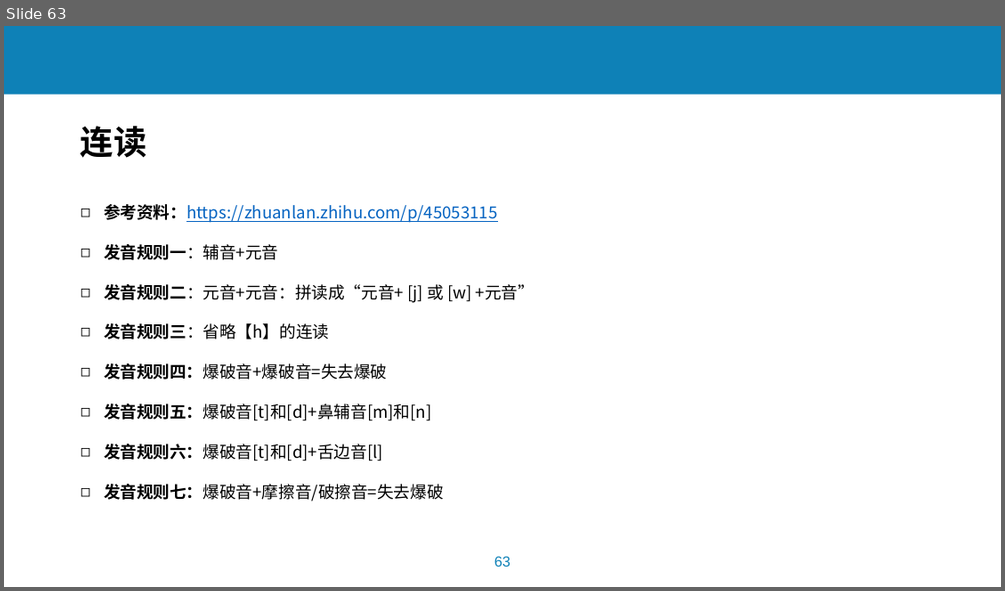
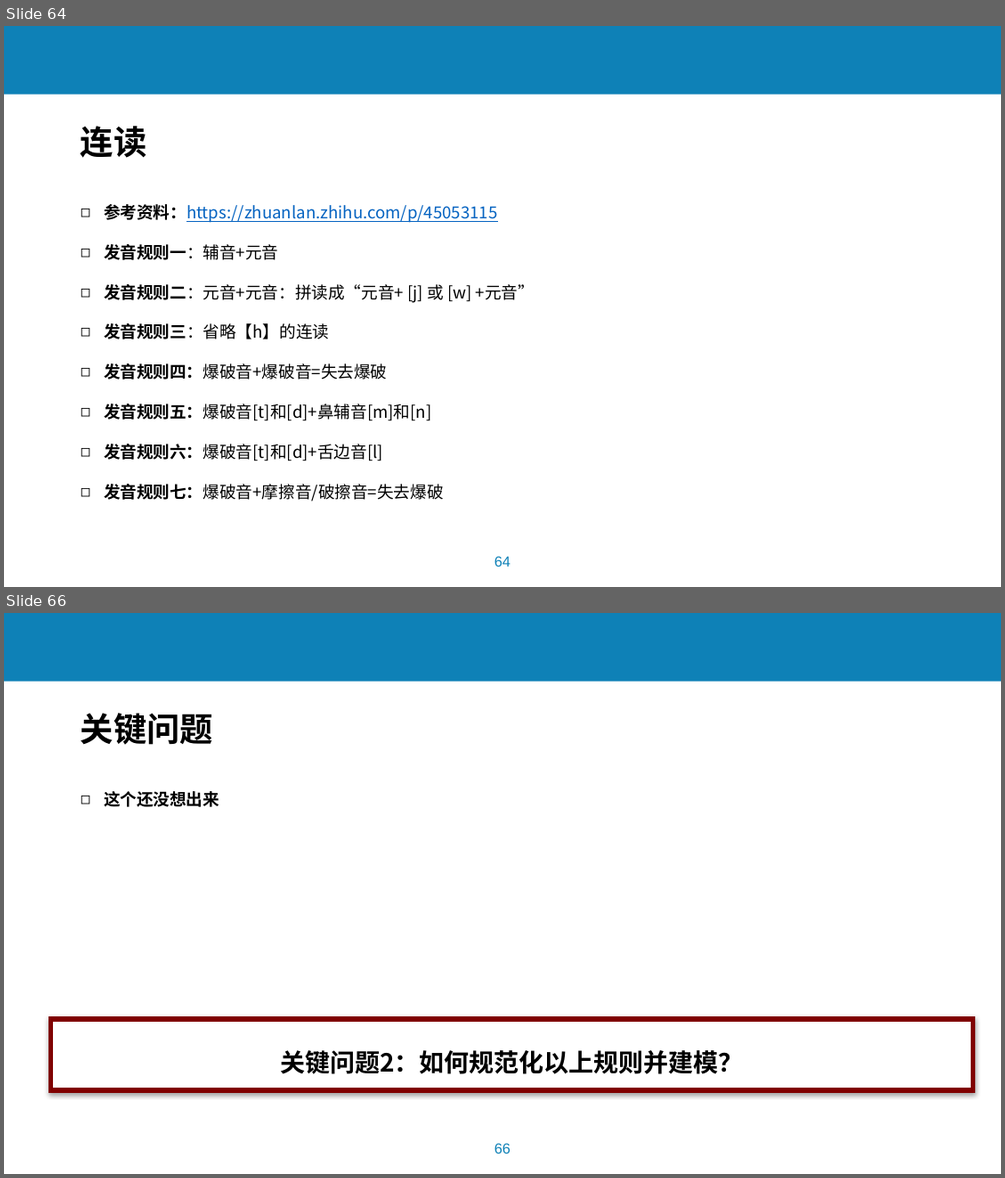
Before and after one commit to lchmoxing/audio_tsm_test, a slide deck: documents/基于音频预处理过程的语音识别系统攻击3.0.pptx. Shown one above the other, each under a label of ours: slide 63 before the commit, slides 64 and 66 after it; the slides between them are not shown. The pictures are 1005x591 and 1005x1178 pixels, drawn with LibreOffice and Linux fonts; fonts in the diff are those of the drawing; background and template pictures are left out. Boxes give left, top, right and bottom in pixels: in the first picture for what was removed or moved away, otherwise in the second. Text is boxed around its words. In the diff, an @@ line names an element or a change of style, - is before the commit and + after.

```diff
--- a/documents/基于音频预处理过程的语音识别系统攻击3.0.pptx
+++ b/documents/基于音频预处理过程的语音识别系统攻击3.0.pptx
@@ slide 66 added at (4, 613, 1001, 1174), background #FFFFFF; not listed: 2 template elements that a slide beside it also shows @@
@@ text added at (81, 713, 213, 745), 32 pt, text #000000, bold @@
+关键问题
@@ text added at (104, 791, 219, 807), 16 pt, text #000000, bold @@
+◻ 这个还没想出来
@@ rectangle added at (50, 1019, 972, 1090), fill #FFFFFF, outline #800000 4.5 pt, 24 pt, text #000000, bold @@
+关键问题2：如何规范化以上规则并建模？
@@ what was slide 63 is now slide 64 @@
@@ page number at (494, 556, 510, 566): text changed @@
-63
+64
```
Also in this commit, not shown: 1 slide changed, 8 other slides added.
